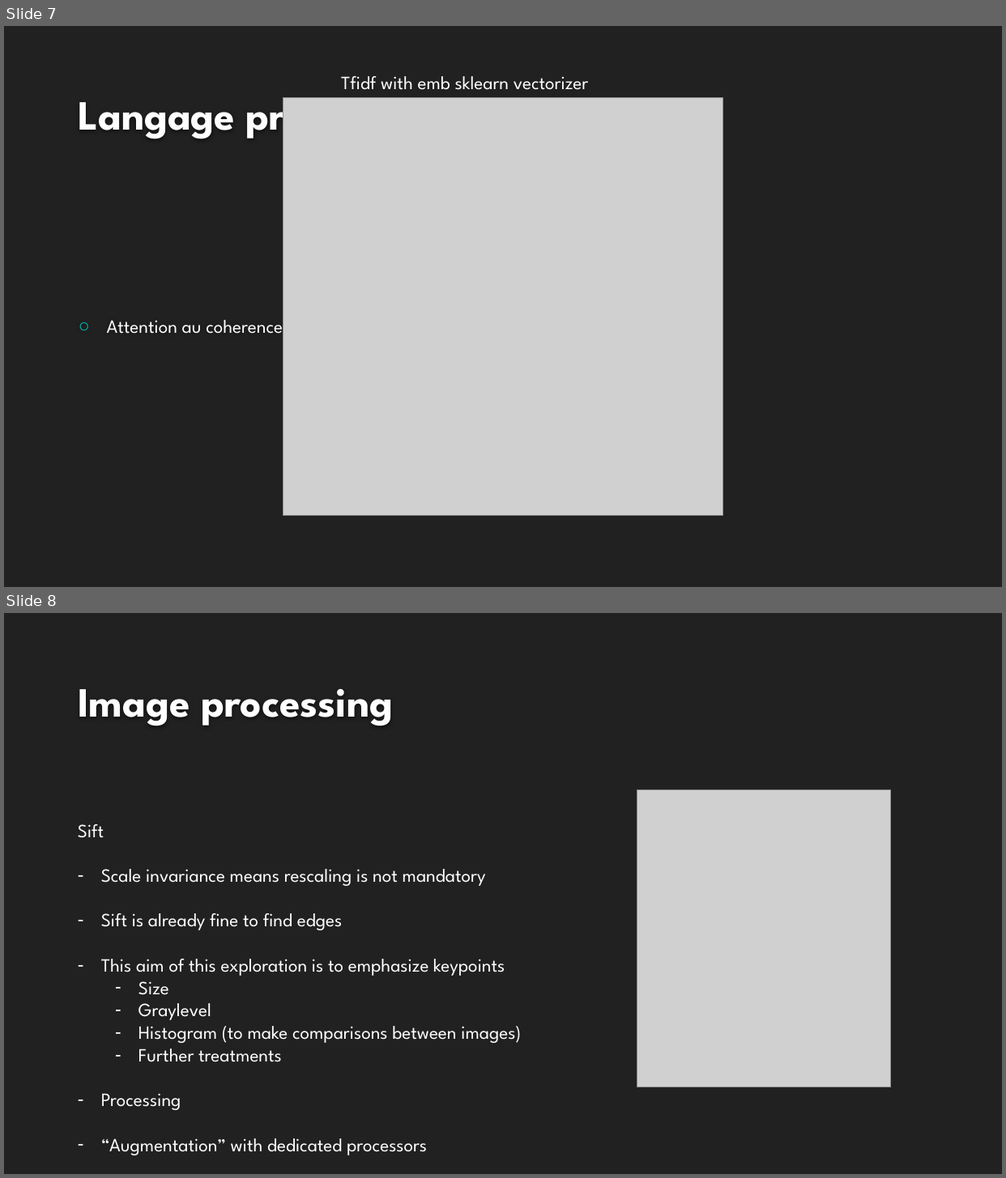
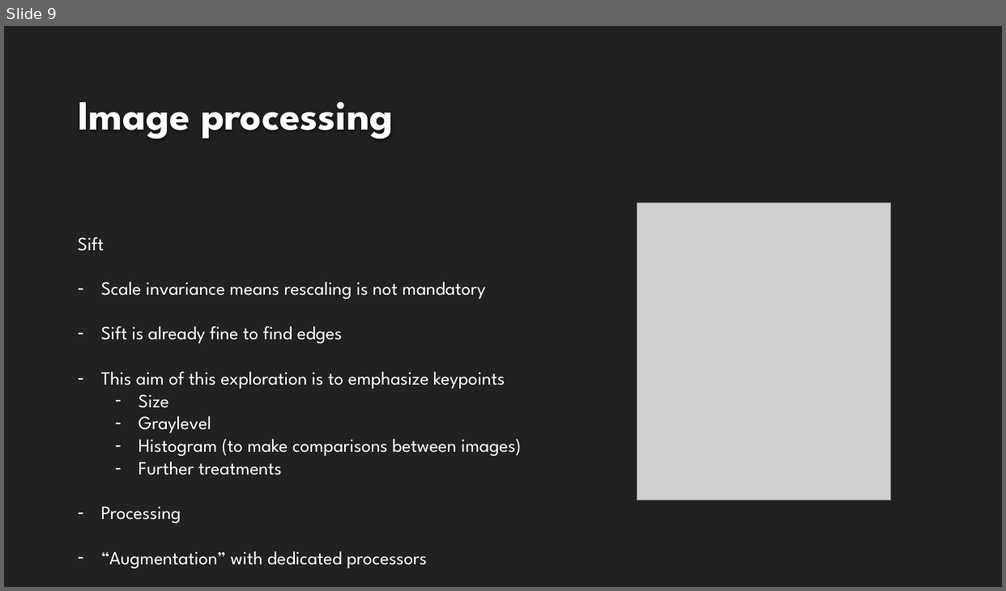
Before and after one commit to EtienneLardeur/P6_ClassificationEngine, a slide deck: P6_02_Support.pptx. Shown one above the other, each under a label of ours: slides 7 and 8 before the commit, slide 9 after it. The pictures are 1006x1178 and 1006x591 pixels, drawn with LibreOffice and Linux fonts; fonts in the diff are those of the drawing; grey boxes stand for pictures; background and template pictures are left out. Boxes give left, top, right and bottom in pixels: in the first picture for what was removed or moved away, otherwise in the second. Text is boxed around its words. In the diff, an @@ line names an element or a change of style, - is before the commit and + after.

```diff
--- a/P6_02_Support.pptx
+++ b/P6_02_Support.pptx
@@ slide 7 removed at bbox=[4, 26, 1002, 587], background #212121 @@
@@ title removed at bbox=[78, 88, 513, 142] @@
-Langage pre-processing
@@ picture removed at bbox=[283, 97, 723, 515] @@
@@ text removed at bbox=[341, 76, 588, 90] @@
-Tfidf with emb sklearn vectorizer
@@ text removed at bbox=[107, 320, 283, 334] @@
-○ Attention au coherence score
@@ what was slide 8 is now slide 9 @@
```
Also in this commit, not shown: 1 slide changed, 4 slides added.
